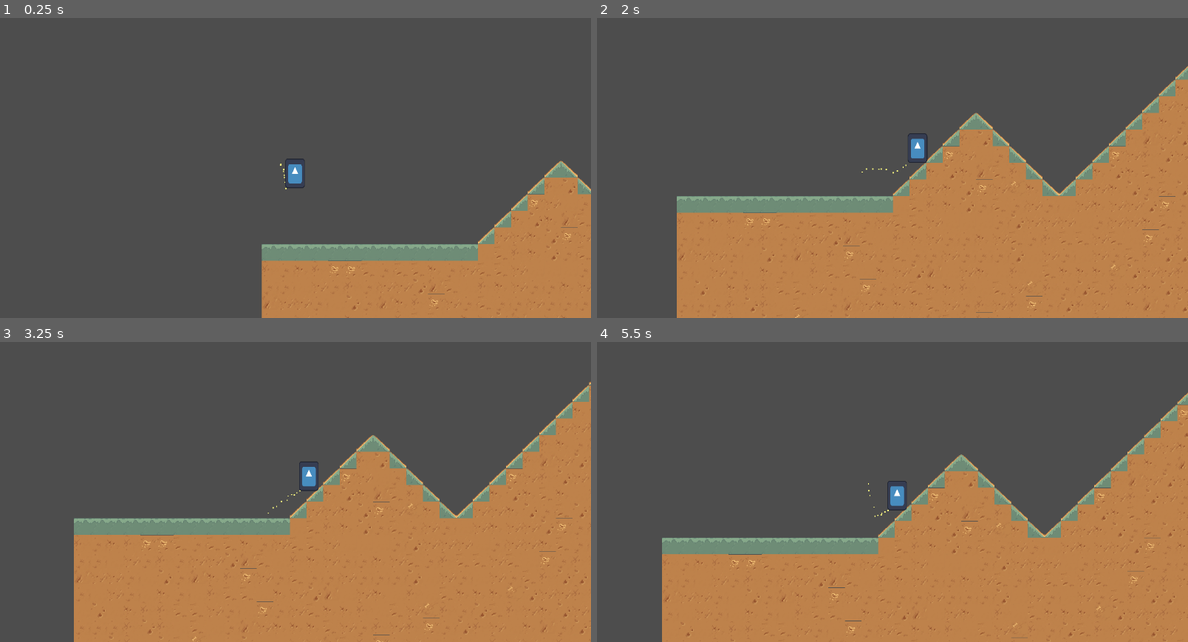
Above: before the commit, frames 1-4 (two rows, left to right).
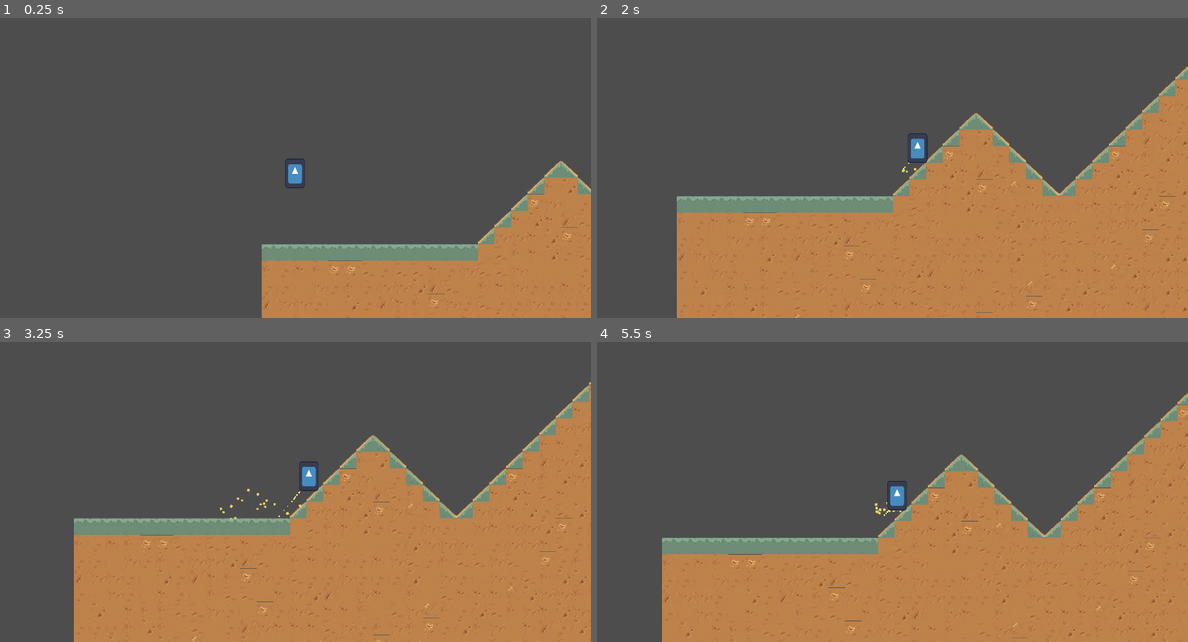
Above: after the commit, the same moments.

Repository: dzfrias/gladiator
Game: Godot game, scene res://scenes/mission.tscn
The game is run twice, just before and just after one commit, with the same random seed, the same clock (stepped at 60 frames per second) and the same inputs. This scene is started directly instead of the project's main scene. The engine's default icon, where the game draws it, is replaced by a stand-in: a white triangle on a blue panel in a dark square. Sound files missing from this copy of the repository are replaced by a short silence.
Inputs (mouse positions are in pixels of both pictures, inside the frame that each line leads up to):
- Up to frame 1 (0.25 s): no input
- Up to frame 2 (2 s): move the mouse to (1022, 135) at 0.52 s; hold S (crouch) 0.53-1.28 s; hold D (right) from 0.53 s (still down); tap Space (jump) at 0.77, 1.07, 1.52, 1.82 s; move the mouse to (774, 168) at 1.27 s; click (774, 168) at 1.35 s
- Up to frame 3 (3.25 s): move the mouse to (354, 402) at 2.02 s; release D (right) at 2.03 s; hold A (left) 2.03-2.78 s; hold I (interact) 2.03-2.78 s; move the mouse to (265, 543) at 2.77 s; hold D (right) from 2.78 s (still down); tap E (roll) at 2.85 s; tap Space (jump) at 3.02 s
- Up to frame 4 (5.5 s): tap Space (jump) at 3.32, 3.77, 4.07, 4.52, 4.82 s; move the mouse to (1069, 525) at 3.52 s; hold Shift (shield) 3.53-4.28 s; move the mouse to (715, 426) at 4.27 s; release D (right) at 4.28 s; hold A (left) 4.28-5.03 s; tap S (crouch) at 4.35 s; move the mouse to (922, 477) at 5.02 s; press the mouse at (922, 477) at 5.03 s; hold D (right) from 5.03 s (still down)

The runs differ from the first frame. In frame 1, less than 0.1% of the frame differs, in the area x 47-49%, y 48-58%; in frame 2, less than 0.1%; in frame 3, less than 0.1%, in the area x 37-51%, y 48-60%; in frame 4, less than 0.1%.

Commit message:
Re-implement particles

Diff:
--- a/scenes/player.tscn
+++ b/scenes/player.tscn
@@ -9,6 +9,8 @@
 [ext_resource type="Script" path="res://scripts/player/weapon.gd" id="5_crqak"]
 [ext_resource type="Resource" uid="uid://cbyts5spi0ken" path="res://resources/pistol.tres" id="6_0weg3"]
 [ext_resource type="PackedScene" uid="uid://dcp3huoajqaue" path="res://scenes/projectile.tscn" id="6_w2kq1"]
+[ext_resource type="Script" path="res://scripts/player/player_particles.gd" id="8_7w5qy"]
+[ext_resource type="PackedScene" uid="uid://nxy8eneyua16" path="res://scenes/particles/land_impact_particles.tscn" id="9_3vhi0"]
 [ext_resource type="Script" path="res://scripts/player/shield.gd" id="9_um070"]
 [ext_resource type="Script" path="res://scripts/player/inventory.gd" id="11_40if5"]
 
@@ -68,6 +70,10 @@
 
 [node name="Inventory" type="Node" parent="."]
 script = ExtResource("11_40if5")
+
+[node name="Particles" type="Node" parent="."]
+script = ExtResource("8_7w5qy")
+land_impact_particles_prefab = ExtResource("9_3vhi0")
 
 [node name="Weapon" type="Node2D" parent="."]
 position = Vector2(28, -32)
--- a/scripts/player/player.gd
+++ b/scripts/player/player.gd
@@ -12,6 +12,7 @@
 @onready var _current_move_speed = movement_settings.move_speed
 @onready var _original_shield_x = $Shield.position.x
 @onready var _original_item_x = $ItemPosition.position.x
+@onready var _original_particles_x = $WalkingParticles.position.x
 
 static var Instance
 
@@ -54,13 +55,24 @@
 		State.ROLL:
 			velocity.x = movement_settings.roll_speed * $Direction.scalar
 
+	if abs(velocity.x) > 0 and is_on_floor():
+		$WalkingParticles.emitting = true
+	else:
+		$WalkingParticles.emitting = false
+
 	_align()
+
+	var prev_y := velocity.y
 	move_and_slide()
+	if is_on_floor() and prev_y > 0:
+		on_ground_impact.emit(prev_y)
 
 func _align() -> void:
 	$ItemPosition.position = Vector2(_original_item_x * $Direction.scalar, $ItemPosition.position.y)
 	$Shield.position = Vector2(_original_shield_x * $Direction.scalar, $Shield.position.y)
 	$Weapon.position = $ItemPosition.position
+	$WalkingParticles.position = Vector2(_original_particles_x * $Direction.scalar, $WalkingParticles.position.y)
+	$WalkingParticles.direction.x = $Direction.scalar
 
 func _input(event: InputEvent) -> void:
 	match _state:
Not shown: 1 places in scenes/player.tscn that only renumber resources
